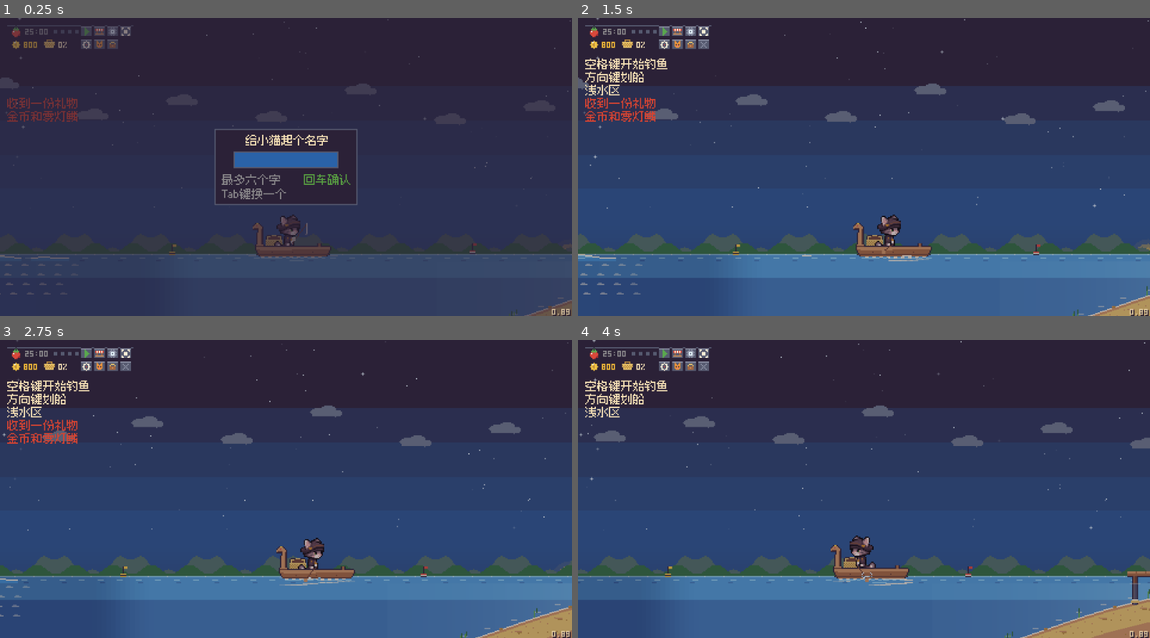
Above: before the commit, frames 1-4 (two rows, left to right).
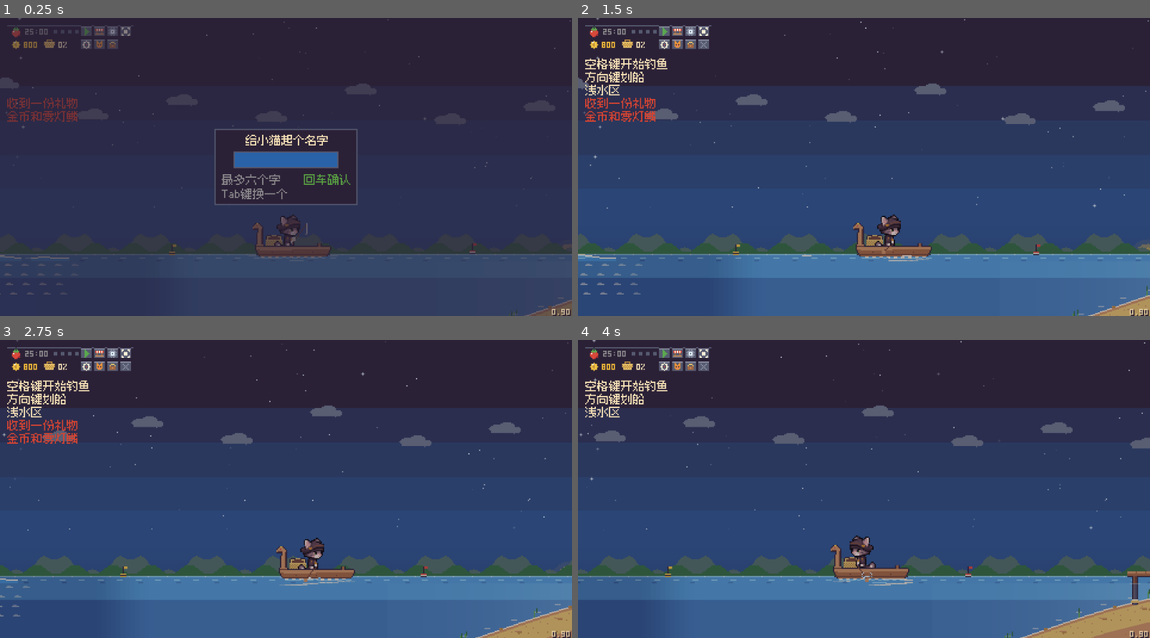
Above: after the commit, the same moments.

Repository: jiahecairen/pixel-cat-fishing
Game: Godot game, scene res://presentation/main.tscn
Same seed, same stepped clock (60 frames per second), same inputs: the game is played once before the commit and once after it.
Inputs (mouse positions are in pixels of both pictures, inside the frame that each line leads up to):
- Up to frame 1 (0.25 s): no input
- Up to frame 2 (1.5 s): tap Enter at 0.5 s; move the mouse to (989, 152) at 0.52 s; hold Right 0.53-1.25 s; tap U at 0.6 s; click (989, 152) at 0.67 s; tap Space at 0.77 s; drag from (749, 181) to (835, 226) at 1.27 s
- Up to frame 3 (2.75 s): move the mouse to (343, 423) at 2.02 s; hold Right from 2.03 s (still down); tap Z at 2.1 s
- Up to frame 4 (4 s): release Right at 2.75 s; drag from (835, 548) to (692, 444) at 2.77 s; move the mouse to (1035, 533) at 3.52 s; hold Left from 3.53 s (still down); hold Enter from 3.53 s (still down); tap Space at 3.77 s

The runs differ from the first frame. In frame 1, 0.1% of the frame differs, in the area x 39-100%, y 57-100%; in frame 2, less than 0.1%; in frame 3, less than 0.1%; in frame 4, less than 0.1%.

Commit message:
v0.90: reference-style island pixel art

Diff:
--- a/core/game.gd
+++ b/core/game.gd
@@ -519,18 +519,18 @@
 func at_lake_spot() -> bool:
 	return journey.on_island() and (absf(float(journey.roam_x()) - lake_spot_x()) <= 3.0 or at_bridge_spot())
 
-## 修理厂和酒馆的门（世界坐标）。
+## 雾灯岛店铺与垃圾桶的互动点（世界坐标）。
 func repair_x() -> float:
-	return island_x() - 282.0
+	return island_x() - 294.0
 
 func tavern_x() -> float:
-	return island_x() - 148.0
+	return island_x() - 212.0
 
 func pawn_x() -> float:
-	return island_x() - 108.0
+	return island_x() - 93.0
 
 func trash_x() -> float:
-	return island_x() - 78.0
+	return island_x() - 55.0
 
 func island_keeper_x() -> float:
 	return island_x() - float(island_info().get("keeper_off", 196))
--- a/data/balance.json
+++ b/data/balance.json
@@ -922,7 +922,7 @@
       "current_end": 330,
       "shallow_to": 386,
       "walk_west": 760,
-      "keeper_off": 196
+      "keeper_off": 150
     },
     "zones": [
       {
--- a/presentation/dialog.gd
+++ b/presentation/dialog.gd
@@ -221,9 +221,24 @@
 		return str(m.game.state.cat_name)
 	return str(_d.get("names", {}).get(who, ""))
 
-func _portrait(who: String, pos: Vector2, scale: float, lit: bool, flip: bool) -> void:
+func _portrait_scale(who: String) -> float:
+	if who == "cat":
+		return 1.0
+	return 2.0 if who == "keeper" else 3.0
+
+func _portrait_size(who: String) -> Vector2:
+	if who == "cat":
+		var bt: Texture2D = m.tex["cat/portrait_bust"]
+		return Vector2(bt.get_width(), bt.get_height())
+	var tex_name := "keeper_ko" if who == "keeper" else "villager_%d" % int(_d.get("faces", {}).get(who, 1))
+	if not m.tex.has(tex_name):
+		return Vector2(48, 66)
+	var tx: Texture2D = m.tex[tex_name]
+	return Vector2(float(tx.get_width()) / 2.0, float(tx.get_height())) * _portrait_scale(who)
+
+func _portrait(who: String, pos: Vector2, lit: bool, flip: bool) -> void:
 	var tint := Color.WHITE if lit else Color(0.5, 0.52, 0.62)
-	var sc: float = 1.0 if who == "cat" else 3.0
+	var sc := _portrait_scale(who)
 	var xf := Transform2D(Vector2(sc * (-1.0 if flip else 1.0), 0), Vector2(0, sc), pos + m.ui_off)
 	m.draw_set_transform_matrix(xf)
 	if who == "cat":
@@ -232,7 +247,8 @@
 	else:
 		var tex_name := "keeper_ko" if who == "keeper" else "villager_%d" % int(_d.get("faces", {}).get(who, 1))
 		if m.tex.has(tex_name):
-			m.tex_frame(tex_name, Vector2(-16 if flip else 0, 0), 0, 2, tint)
+			var frame_w := float(m.tex[tex_name].get_width()) / 2.0
+			m.tex_frame(tex_name, Vector2(-frame_w if flip else 0.0, 0), 0, 2, tint)
 	m.draw_set_transform_matrix(Transform2D(Vector2(1, 0), Vector2(0, 1), m.ui_off))
 
 func _wrap(s: String, width: float) -> Array:
@@ -273,13 +289,16 @@
 			var dsz := Vector2(tx.get_width(), tx.get_height()) * k
 			m.draw_texture_rect(tx, Rect2(sp + (sz - dsz) / 2.0, dsz), false)
 		var speaker := who if who != "" else str(_d.get("left", "cat"))
-		_portrait(speaker, Vector2(r.position.x + 10, b.position.y - 4 - (72 if speaker == "cat" else 66)), 3.0, who != "", false)
+		var portrait_size := _portrait_size(speaker)
+		_portrait(speaker, Vector2(r.position.x + 10, b.position.y - 4 - portrait_size.y), who != "", false)
 	else:
 		m.draw_rect(Rect2(r.position + Vector2(2, 2), r.size - Vector2(4, 4)), Color("#262a3f"))
 		var left := str(_d.get("left", "cat"))
 		var right := str(_d.get("right", "keeper"))
-		_portrait(left, Vector2(r.position.x + 8, b.position.y - 4 - (72 if left == "cat" else 66)), 3.0, who == left, false)
-		_portrait(right, Vector2(r.end.x - 8 - (60 if right == "cat" else 48), b.position.y - 4 - (72 if right == "cat" else 66)), 3.0, who == right, true)
+		var left_size := _portrait_size(left)
+		var right_size := _portrait_size(right)
+		_portrait(left, Vector2(r.position.x + 8, b.position.y - 4 - left_size.y), who == left, false)
+		_portrait(right, Vector2(r.end.x - 8 - right_size.x, b.position.y - 4 - right_size.y), who == right, true)
 		var place := str(_d.get("place", ""))
 		if place != "":
 			var pw: float = m.dyn_text_width(place) + 14.0
--- a/presentation/labels.gd
+++ b/presentation/labels.gd
@@ -22,7 +22,7 @@
 	"给小猫起个名字": Rect2(0, 170, 69, 10),
 	"最多六个字": Rect2(0, 180, 49, 10),
 	"回车确认": Rect2(0, 190, 39, 10),
-	"Tab键换一个": Rect2(0, 200, 54, 10),
+	"Tab键换一个": Rect2(0, 200, 55, 10),
 	"未探索": Rect2(0, 210, 29, 10),
 	"雾灯岛": Rect2(0, 220, 29, 10),
 	"岛心湖": Rect2(0, 230, 29, 10),
@@ -477,4 +477,8 @@
 	"轻得像是不存在": Rect2(0, 4740, 69, 10),
 	"世界之核": Rect2(0, 4750, 39, 10),
 	"据说是这座山的心脏": Rect2(0, 4760, 89, 10),
+	"空格键看修理厂": Rect2(0, 4770, 69, 10),
+	"空格键进酒馆": Rect2(0, 4780, 59, 10),
+	"空格键进典当行": Rect2(0, 4790, 69, 10),
+	"空格键扔东西（垃圾箱）": Rect2(0, 4800, 104, 10),
 }
--- a/presentation/main.gd
+++ b/presentation/main.gd
@@ -2116,7 +2116,9 @@
 		elif game.journey.on_island():
 			label("方向键走动", Vector2(17, 30), hint_col)
 			var ix := float(game.journey.roam_x())
-			label(_island_hint(ix), Vector2(17, 41), hint_col)
+			var island_hint := _island_hint(ix)
+			if island_hint != "":
+				label(island_hint, Vector2(17, 41), hint_col)
 		elif game.journey.in_town():
 			label("方向键走动", Vector2(17, 30), hint_col)
 			if game.journey.activity() == Journey.Activity.SOLD_OUT:
--- a/presentation/world.gd
+++ b/presentation/world.gd
@@ -535,20 +535,21 @@
 	var g = m.game
 	var dark: float = float(g.sky()["dark"])
 	var rx: float = g.repair_x()
-	if rx > left - 50 and rx < right + 50:
-		var x0 := rx - 26.0
-		var y0 := float(GROUND_Y) - 42.0
+	if rx > left - 100 and rx < right + 100:
+		var x0 := rx - 40.0
+		var y0 := float(GROUND_Y) - 68.0
 		m.draw_texture(m.tex["island_repair"], Vector2(x0, y0))
-		_plate_at(rx, GROUND_Y - 49.0, "修理厂")
+		_plate_at(rx, GROUND_Y - 82.0, "修理厂")
 		var busy := false
 		for p in g.works.projects():
 			if g.works.status(str(p["id"])) == "building":
 				busy = true
 		if busy:
-			for k in 4:                                           # 脚手架
-				m.draw_rect(Rect2(x0 - 3 + k * 16, y0 - 8, 2, 44), Pal.U_O)
-			m.draw_rect(Rect2(x0 - 3, y0 - 8, 54, 2), Pal.U_O)
-			m.draw_rect(Rect2(x0 - 3, y0 + 3, 54, 2), Pal.L_O)
+			for k in 5:                                           # 脚手架
+				m.draw_rect(Rect2(x0 - 4 + k * 21, y0 - 7, 2, 76), Pal.U_O)
+			m.draw_rect(Rect2(x0 - 4, y0 - 7, 88, 2), Pal.U_O)
+			m.draw_rect(Rect2(x0 - 4, y0 + 5, 88, 2), Pal.L_O)
+			m.draw_rect(Rect2(x0 - 4, y0 + 36, 88, 2), Pal.U_O)
 		var nw: int = mini(g.works.workers(), 3)
 		for k in nw:                                              # 雇来的工人
 			var wx := rx - 30.0 - float(k) * 18.0 if k < 2 else rx + 30.0
@@ -557,14 +558,15 @@
 			if busy and swing == 1:
 				m.tex_frame("sparkle", Vector2(wx - 4, GROUND_Y - 24), (t / 110) % 2, 2)
 	var px: float = g.pawn_x()
-	if px > left - 50 and px < right + 50:
+	if px > left - 100 and px < right + 100:
 		# 典当行：红砖店面、金边雨棚，招牌是天平，窗里陈列金币。
-		var x2 := px - 24.0
-		var y2 := float(GROUND_Y) - 40.0
+		var x2 := px - 32.0
+		var y2 := float(GROUND_Y) - 62.0
 		m.draw_texture(m.tex["island_pawn"], Vector2(x2, y2))
 		if dark > 0.3:
-			m.draw_rect(Rect2(x2 + 9, y2 + 22, 8, 6), Color(Pal.L_Y, 0.24))
-		_plate_at(px, GROUND_Y - 47.0, "典当行")
+			m.draw_rect(Rect2(x2 + 4, y2 + 34, 11, 9), Color(Pal.L_Y, 0.24))
+			m.draw_rect(Rect2(x2 + 46, y2 + 34, 11, 9), Color(Pal.L_Y, 0.24))
+		_plate_at(px, GROUND_Y - 78.0, "典当行")
 	var trx: float = g.trash_x()
 	if trx > left - 30 and trx < right + 30:
 		# 垃圾箱：灰色铁桶，盖子半掀
@@ -576,18 +578,18 @@
 		m.draw_rect(Rect2(trx - 7, GROUND_Y - 18, 14, 4), Pal.U_A)
 		m.draw_rect(Rect2(trx - 7, GROUND_Y - 18, 14, 1), Pal.L_W)
 	var tx: float = g.tavern_x()
-	if tx > left - 50 and tx < right + 50:
-		var x1 := tx - 28.0
-		var y1 := float(GROUND_Y) - 42.0
+	if tx > left - 100 and tx < right + 100:
+		var x1 := tx - 38.0
+		var y1 := float(GROUND_Y) - 64.0
 		m.draw_texture(m.tex["island_tavern"], Vector2(x1, y1))
 		if dark > 0.3:
-			m.draw_rect(Rect2(x1 + 10, y1 + 23, 8, 6), Color(Pal.L_Y, 0.18))
-			m.draw_rect(Rect2(x1 + 37, y1 + 23, 7, 6), Color(Pal.L_Y, 0.18))
-		_plate_at(tx, GROUND_Y - 49.0, "酒馆")
+			m.draw_rect(Rect2(x1 + 8, y1 + 39, 11, 8), Color(Pal.L_Y, 0.2))
+			m.draw_rect(Rect2(x1 + 56, y1 + 39, 11, 8), Color(Pal.L_Y, 0.2))
+		_plate_at(tx, GROUND_Y - 78.0, "酒馆")
 		# 烟囱的烟
 		for k in 3:
 			var ph := fposmod(float(t) / 2600.0 + float(k) / 3.0, 1.0)
-			m.draw_rect(Rect2(x1 + 27 + sin(ph * 6.0) * 2.0, y1 - 8 - ph * 16.0, 3, 3), Color(Pal.L_W, 0.7 * (1.0 - ph)))
+			m.draw_rect(Rect2(x1 + 10 + sin(ph * 6.0) * 2.0, y1 - 8 - ph * 16.0, 3, 3), Color(Pal.L_W, 0.7 * (1.0 - ph)))
 	# 整修栈桥完工：码头边多了两盏灯
 	if g.works.is_done("pier"):
 		var lx: float = g.island_land_x()
@@ -731,7 +733,7 @@
 		var px: float = shore + tx
 		if px > left - 30 and px < right + 4:
 			m.draw_texture(m.tex["tree"], Vector2(px, GROUND_Y - 36))
-	var lhx: float = shore - 90.0
+	var lhx: float = shore - 109.0
 	if lhx > left - 30 and lhx < right + 4:
 		m.draw_texture(m.tex["lighthouse"], Vector2(lhx, GROUND_Y - 56))
 		if (t / 700) % 2 == 0:                      # 灯一闪一闪
@@ -749,12 +751,12 @@
 	# 灯塔看守：站在灯塔脚下，面朝码头；有事可做时头顶冒一个黄色的"!"
 	var kx: float = m.game.island_keeper_x()
 	if kx > left - 30 and kx < right + 4:
-		m.tex_frame_flipped("keeper_ko", Vector2(kx, GROUND_Y - 22), (t / 900) % 2, 2)
+		m.tex_frame_flipped("keeper_ko", Vector2(kx, GROUND_Y - 32), (t / 900) % 2, 2)
 		var qid: String = m.game.room_quest("lighthouse")
 		if island_near_keeper(float(m.game.journey.roam_x())) and not m.mini:
-			draw_talk_bubble(Vector2(kx + 1, GROUND_Y - 44), t)
+			draw_talk_bubble(Vector2(kx + 1, GROUND_Y - 54), t)
 		elif qid != "" and (m.game.quest_state(qid) == "" or m.game.can_turn_in(qid)):
-			var by: float = GROUND_Y - 36.0 - float((t / 400) % 2)
+			var by: float = GROUND_Y - 46.0 - float((t / 400) % 2)
 			m.draw_rect(Rect2(kx + 5, by - 1, 4, 9), Pal.U_K)
 			m.draw_rect(Rect2(kx + 6, by, 2, 5), Pal.L_Y)
 			m.draw_rect(Rect2(kx + 6, by + 6, 2, 1), Pal.L_Y)
--- a/project.godot
+++ b/project.godot
@@ -12,7 +12,7 @@
 
 config/name="CatFishing"
 config/description="桌面小猫钓鱼 × 番茄钟"
-config/version="0.89"
+config/version="0.90"
 run/main_scene="res://presentation/main.tscn"
 config/features=PackedStringArray("4.7", "GL Compatibility")
 run/max_fps=30
Binary file changed: assets/sprites/island_pawn.png
Binary file changed: assets/sprites/island_repair.png
Binary file changed: assets/sprites/island_tavern.png
Binary file changed: assets/sprites/keeper_ko.png
Binary file changed: assets/sprites/labels.png
Not shown, changed: export_presets.cfg
Not shown, changed: docs/ACCEPTANCE_TESTS.md
Not shown, changed: docs/DECISION_REGISTER.md
Not shown, changed: docs/DEV_LOG.md
